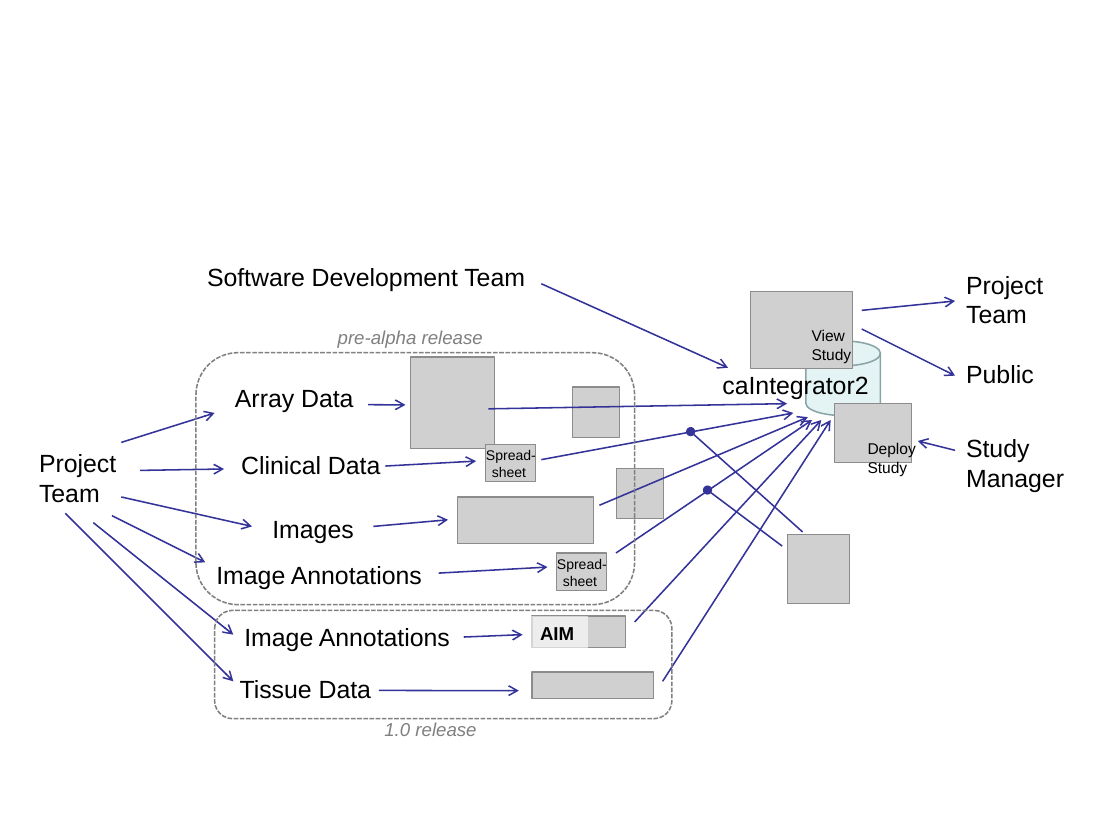
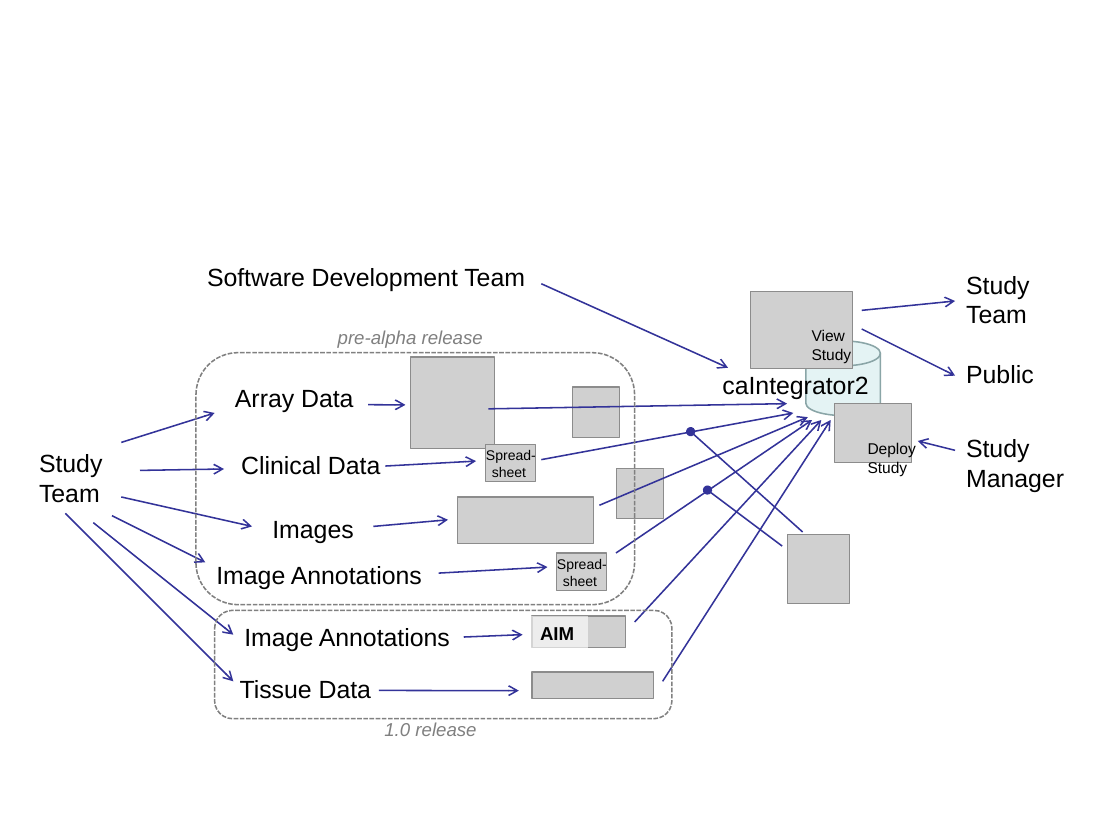
Before and after one commit to NCIP/caintegrator, a slide deck: slide 4 of docs/project_management/external_meetings/Pre Alpha Release Intro Slides.pptx. Drawn at 1120x840 pixels with LibreOffice and Linux fonts; fonts in the diff are those of the drawing; grey boxes stand for pictures; background and template pictures are left out. Boxes give left, top, right and bottom in pixels: in the first picture for what was removed or moved away, otherwise in the second. Text is boxed around its words. In the diff, an @@ line names an element or a change of style, - is before the commit and + after.

```diff
--- a/docs/project_management/external_meetings/Pre Alpha Release Intro Slides.pptx
+++ b/docs/project_management/external_meetings/Pre Alpha Release Intro Slides.pptx
@@ text at bbox=[966, 276, 1029, 324]: text changed @@
-Project Team
+Study Team
@@ text at bbox=[39, 454, 102, 503]: text changed @@
-Project Team
+Study Team
```
Also in this commit, not shown: 3 other slides changed.
